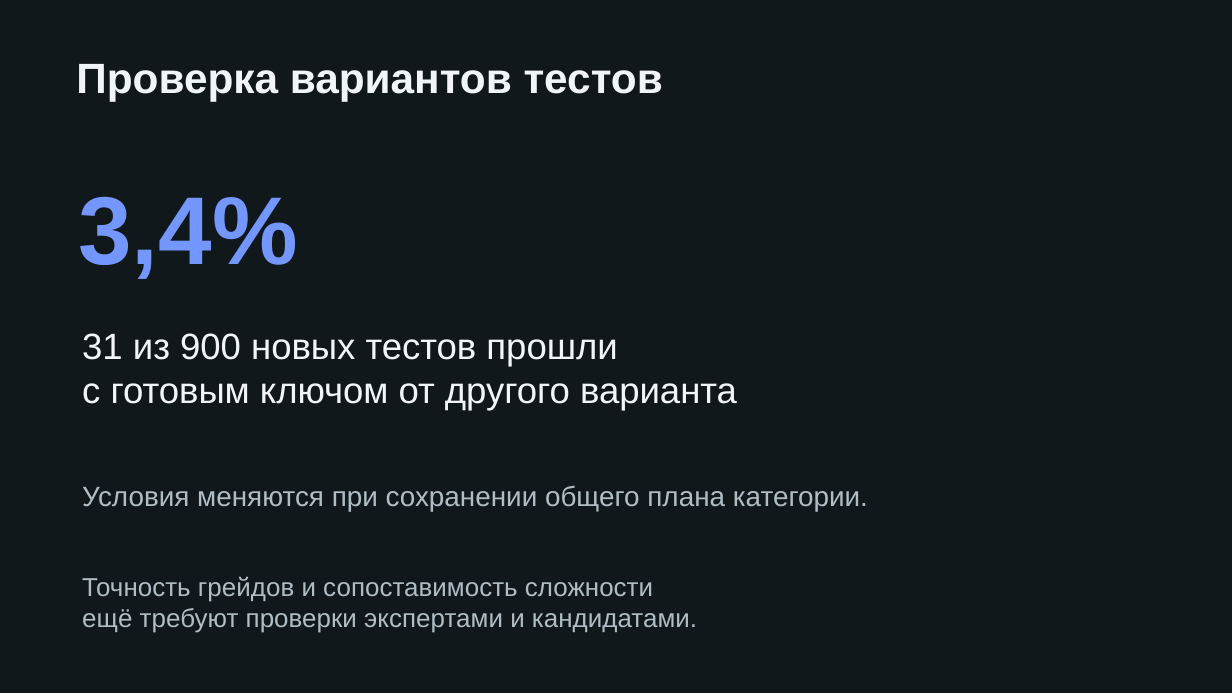
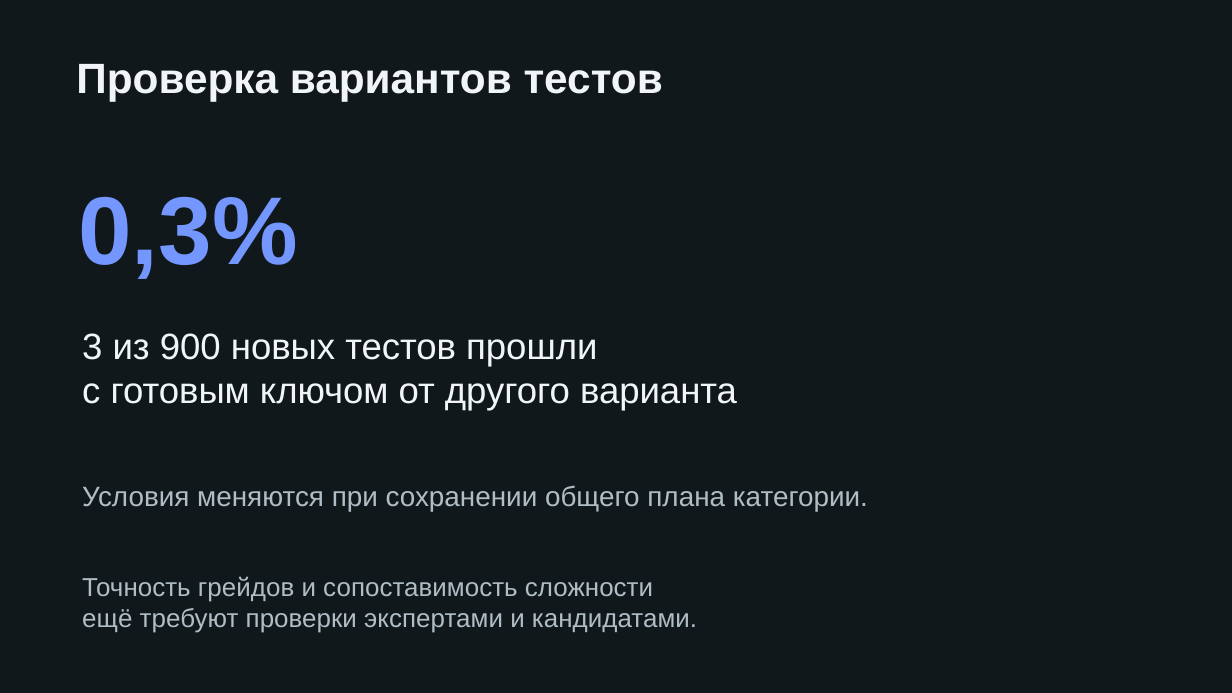
Before and after one commit to Swek09/lct-fcp-2026, a slide deck: slide 7 of docs/delivery/fsp-career.pptx (slide 6 before the commit). Drawn at 1232x693 pixels with LibreOffice and Linux fonts; fonts in the diff are those of the drawing. Boxes give left, top, right and bottom in pixels: in the first picture for what was removed or moved away, otherwise in the second. Text is boxed around its words. In the diff, an @@ line names an element or a change of style, - is before the commit and + after.

```diff
--- a/docs/delivery/fsp-career.pptx
+++ b/docs/delivery/fsp-career.pptx
@@ text at bbox=[78, 196, 297, 279]: text changed @@
-3,4%
+0,3%
@@ text at bbox=[82, 333, 597, 367]: text changed @@
-31 из 900 новых тестов прошли
+3 из 900 новых тестов прошли
```
Also in this commit, not shown: 4 slides added, 1 slide removed, 48 other files.
